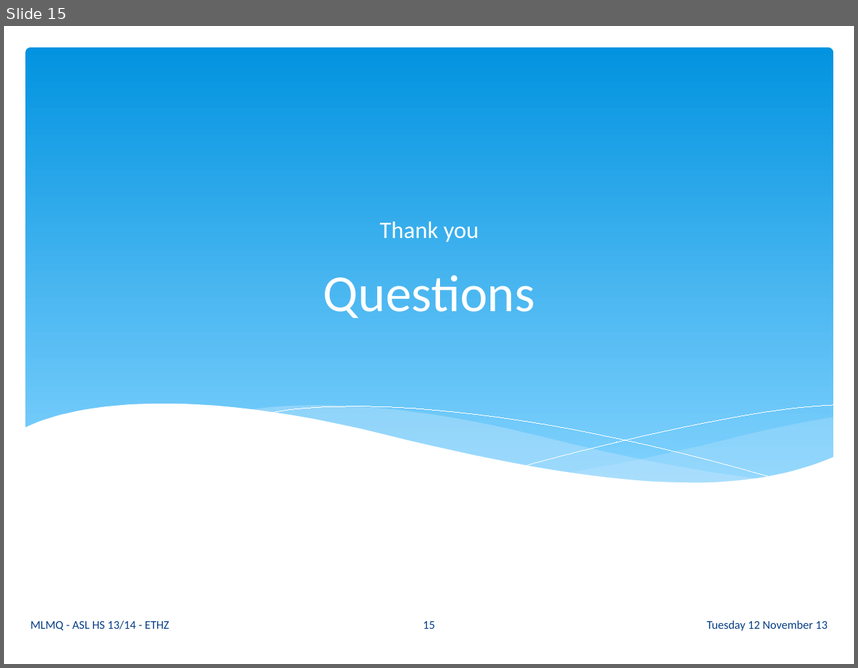
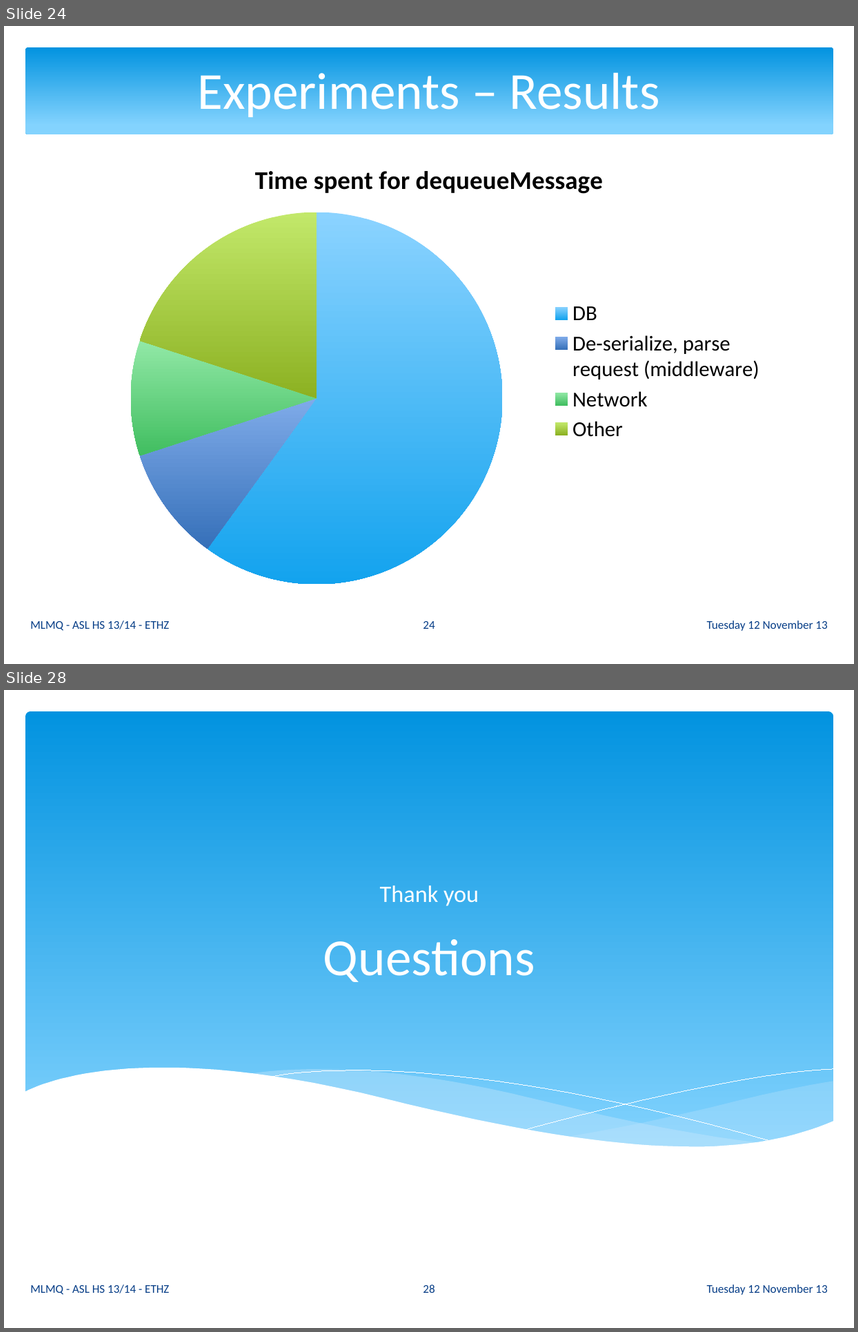
Before and after one commit to ganzm/AdvancedSystemsLab2013, a slide deck: doc/presentations/03 Milestone Presentation/mlmq.pptx. Shown one above the other, each under a label of ours: slide 15 before the commit, slides 24 and 28 after it; the slides between them are not shown. The pictures are 858x668 and 858x1332 pixels, drawn with LibreOffice and Linux fonts; fonts in the diff are those of the drawing. Boxes give left, top, right and bottom in pixels: in the first picture for what was removed or moved away, otherwise in the second. Text is boxed around its words. In the diff, an @@ line names an element or a change of style, - is before the commit and + after.

```diff
--- a/doc/presentations/03 Milestone Presentation/mlmq.pptx
+++ b/doc/presentations/03 Milestone Presentation/mlmq.pptx
@@ slide 24 added at <box>4,26,854,664</box>, background #FFFFFF @@
@@ rounded rectangle added at <box>25,47,833,134</box>, fill gradient #0293E0 to #83D3FE @@
@@ title added at <box>197,66,660,118</box>, 44 pt, text #FFFFFF @@
+Experiments – Results
@@ pie chart added at <box>85,147,773,595</box> @@
+title "Time spent for dequeueMessage"
+categories: DB, De-serialize, parse request (middleware), Network, Other
+Series 1: 60, 10, 10, 20
@@ text added at <box>30,620,169,630</box>, 10 pt, text #073E87 @@
+MLMQ - ASL HS 13/14 - ETHZ
@@ page number added at <box>423,621,435,628</box>, 10 pt, text #073E87 @@
+24
@@ text added at <box>707,620,827,630</box>, 10 pt, text #073E87 @@
+Tuesday 12 November 13
@@ what was slide 15 is now slide 28 @@
@@ page number at <box>423,1284,435,1292</box>: text changed @@
-15
+28
```
Also in this commit, not shown: 9 slides changed, 12 other slides added.
